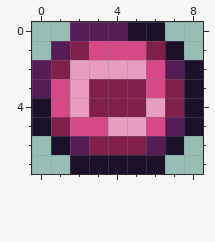
File history of a pixel-art sprite, Items/AaMaterials/Spinel.png. Above is the file before it was changed.
Rulers count pixels.
After the commit:
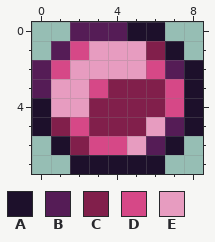
Palette (. is transparent): A #1d102b  B #551c56  C #811f4b  D #d64887  E #e79cc0
Log entry: spinel resprite and balanced a random weapon
Changes in this commit:
file 18x16 -> 9x8 pixels (blocks of 2x2 -> 1x1; one block is one cell here)
The author changed colour B to colour C in row 6 at x 2.
The author changed colour D to colour C in row 3 at x 6; in row 5 at x 3.
The author changed colour E to colour C in row 4 at x 6; in row 5 at x 4 to 5.
The author changed colour C to colour D in row 1 at x 2; in row 2 at x 1; in row 3 at x 3 and 7; in row 4 at x 7; in row 6 at x 3 to 4.
The author changed colour C to colour E in row 6 at x 5.
The author changed colour D to colour E in row 1 at x 3 to 5; in rows 3 to 4 at x 1; in row 5 at x 6.
Boxes around the changes in both pictures, in picture pixels (x1, y1, x2, y2):
changed: (51, 41, 184, 155)
